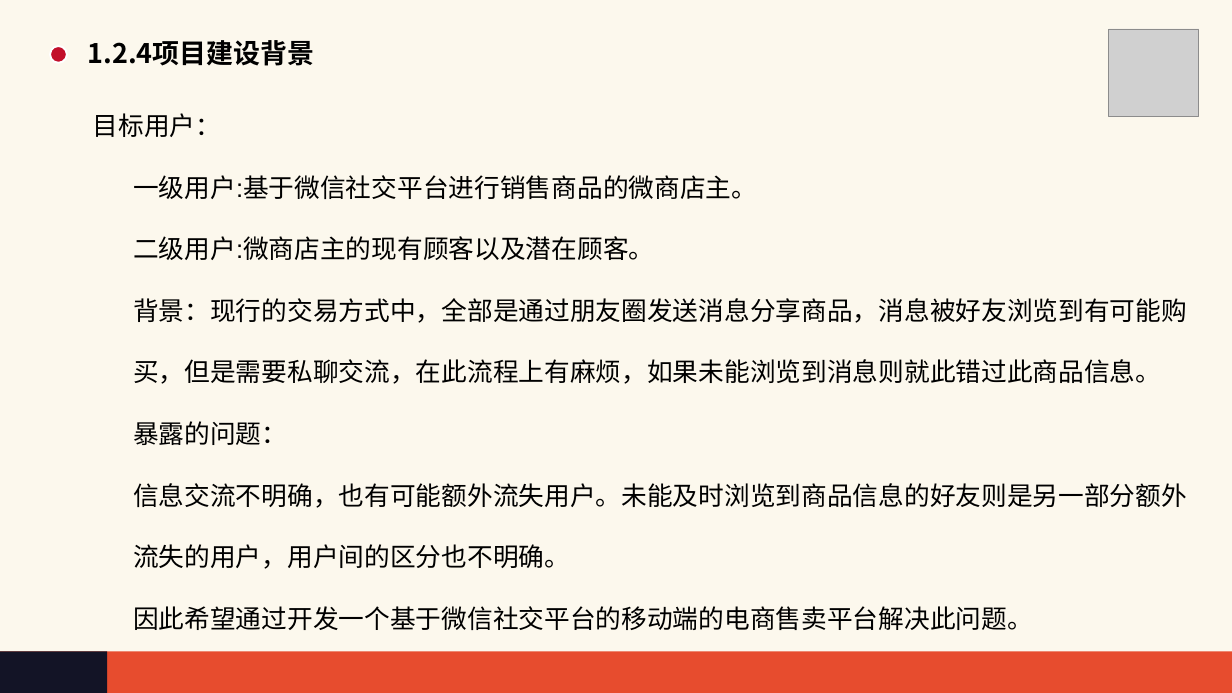
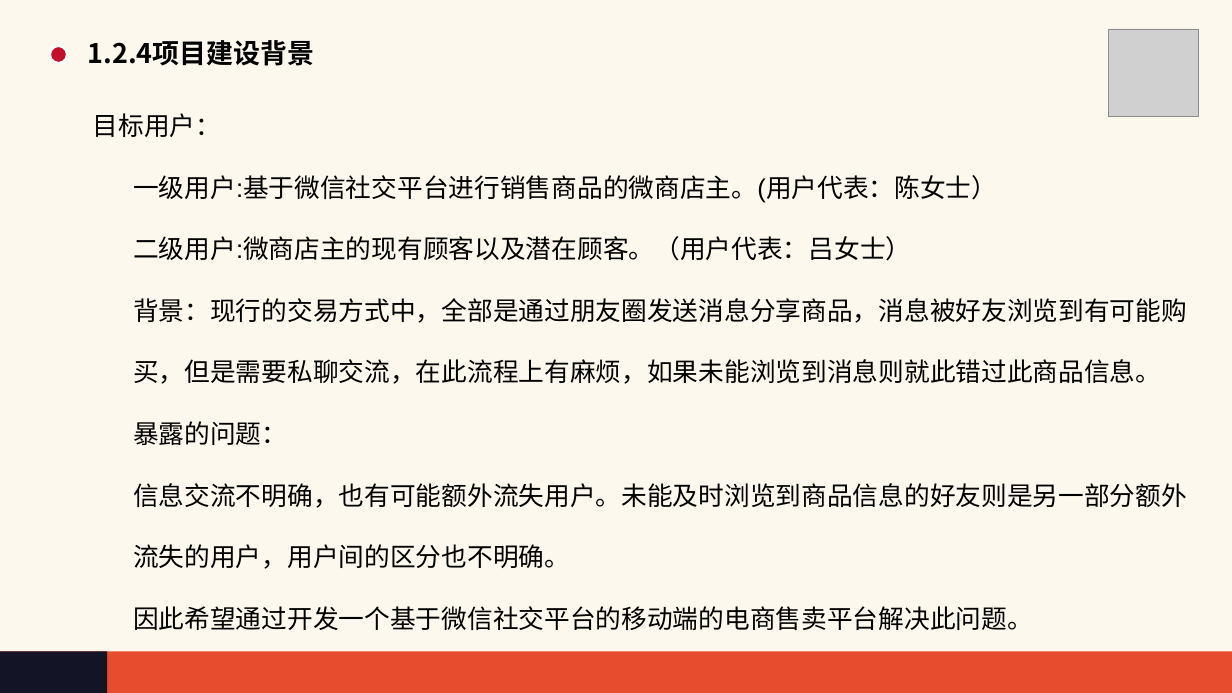
Before and after one commit to HOLMEScdk/SE2017G03, a slide deck: slide 6 of nov_3/SE2017G03软件需求说明v0.2.ppt. Drawn at 1232x693 pixels with LibreOffice and Linux fonts; fonts in the diff are those of the drawing; grey boxes stand for pictures. Boxes give left, top, right and bottom in pixels: in the first picture for what was removed or moved away, otherwise in the second. Text is boxed around its words. In the diff, an @@ line names an element or a change of style, - is before the commit and + after.

```diff
--- a/nov_3/SE2017G03软件需求说明v0.2.ppt
+++ b/nov_3/SE2017G03软件需求说明v0.2.ppt
@@ text at (x1=133, y1=175, x2=997, y2=261): text changed @@
-  一级用户:基于微信社交平台进行销售商品的微商店主。
-  二级用户:微商店主的现有顾客以及潜在顾客。
+  一级用户:基于微信社交平台进行销售商品的微商店主。(用户代表：陈女士）
+  二级用户:微商店主的现有顾客以及潜在顾客。（用户代表：吕女士）
```
Also in this commit, not shown: 22 other slides changed, 2 slides added, 3 other files.
